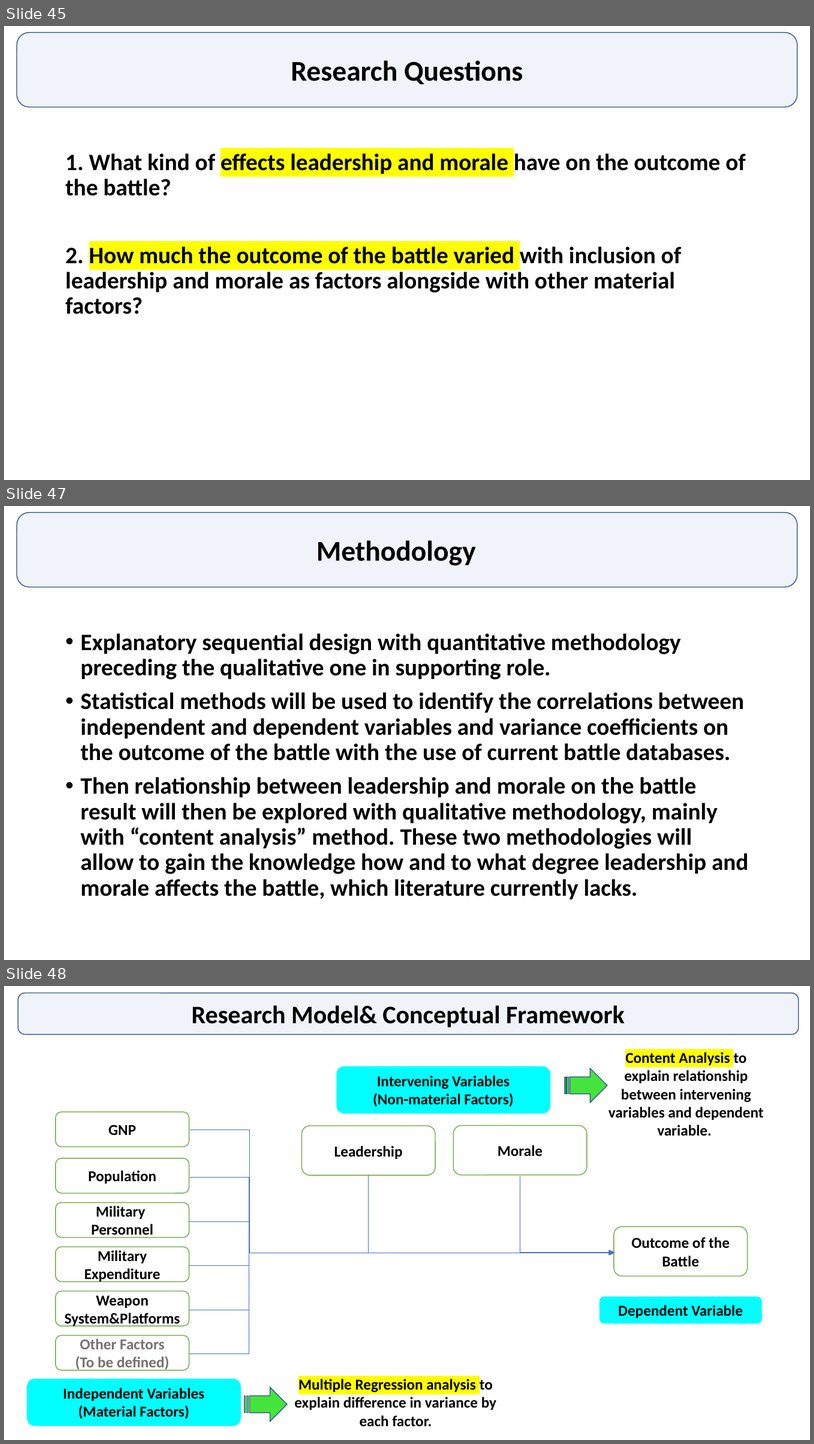
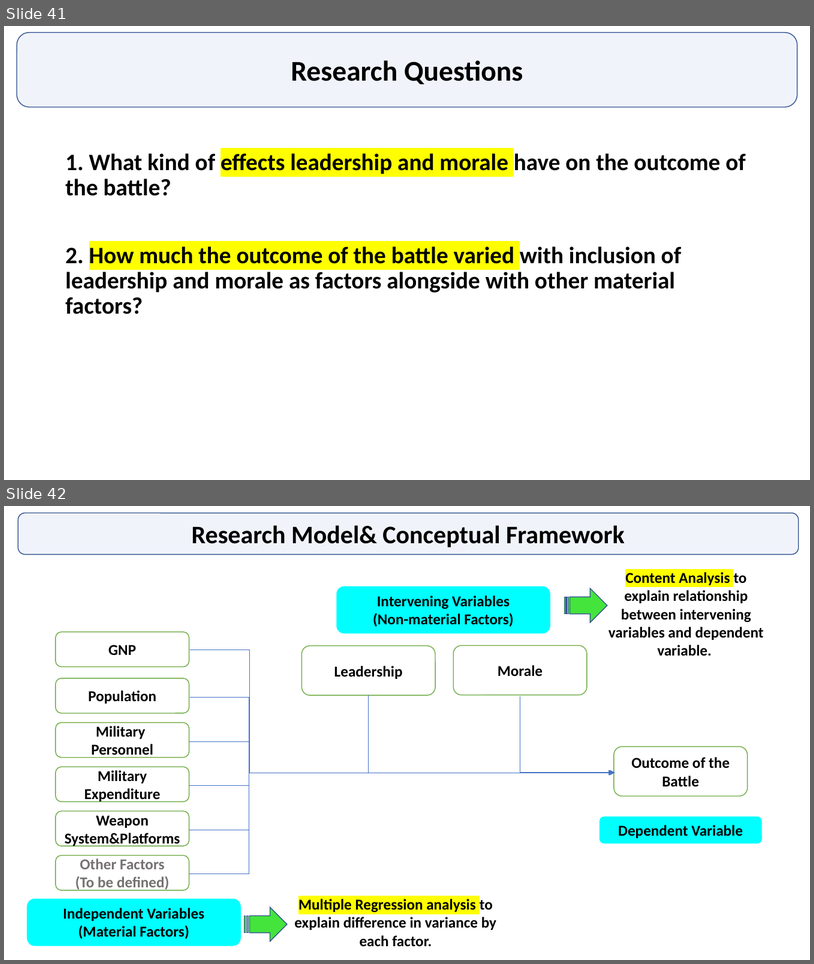
Before and after one commit to GurkanGitHub/PhD, a slide deck: PhD Discussion.pptx. Shown one above the other, each under a label of ours: slides 45, 47 and 48 before the commit, slides 41 and 42 after it; the slides between them are not shown. The pictures are 814x1444 and 814x964 pixels, drawn with LibreOffice and Linux fonts; fonts in the diff are those of the drawing. Boxes give left, top, right and bottom in pixels: in the first picture for what was removed or moved away, otherwise in the second. Text is boxed around its words. In the diff, an @@ line names an element or a change of style, - is before the commit and + after.

```diff
--- a/PhD Discussion.pptx
+++ b/PhD Discussion.pptx
@@ slide 47 removed at bbox=[4, 506, 810, 960], background #FFFFFF @@
@@ rounded rectangle removed at bbox=[17, 513, 798, 587] @@
-Methodology
@@ text removed at bbox=[81, 633, 749, 899] @@
-• Explanatory sequential design with quantitative methodology preceding the qualitative one in supporting role.
-• Statistical methods will be used to identify the correlations between independent and dependent variables and variance coefficients on the outcome of the battle with the use of current battle databases.
-• Then relationship between leadership and morale on the battle result will then be explored with qualitative methodology, mainly with “content analysis” method. These two methodologies will allow to gain the knowledge how and to what degree leadership and morale affects the battle, which literature currently lacks.
@@ what was slide 45 is now slide 41 @@
@@ what was slide 48 is now slide 42 @@
```
Also in this commit, not shown: 2 slides changed, 1 slide added, 6 other slides removed, 5 other files.
